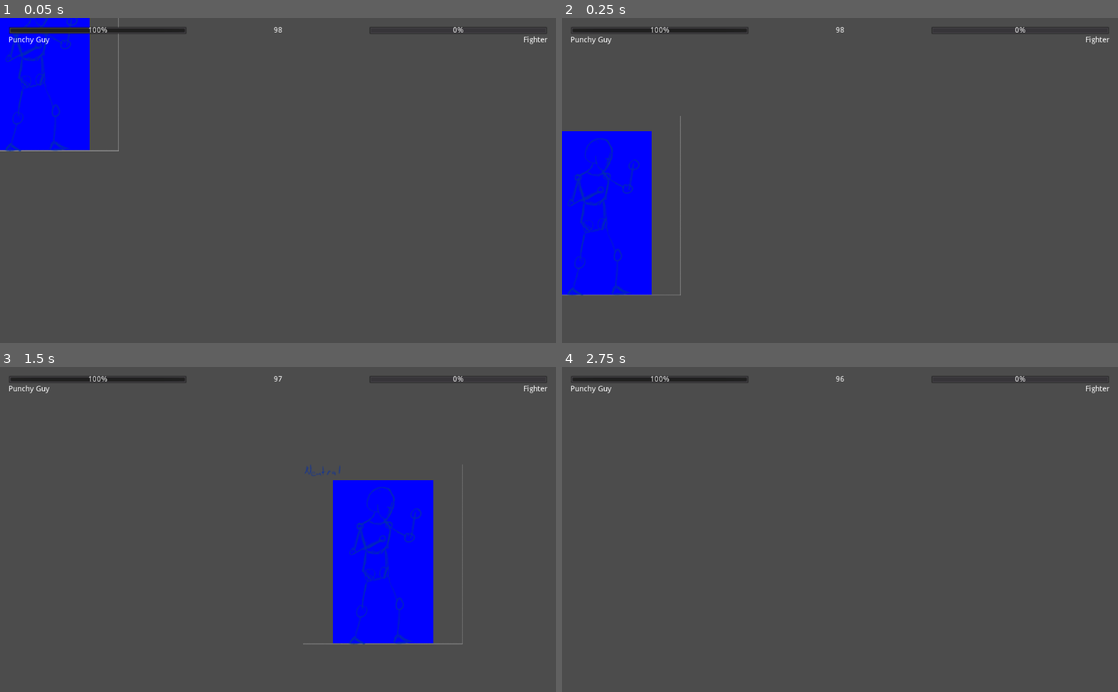
Above: before the commit, frames 1-4 (two rows, left to right).
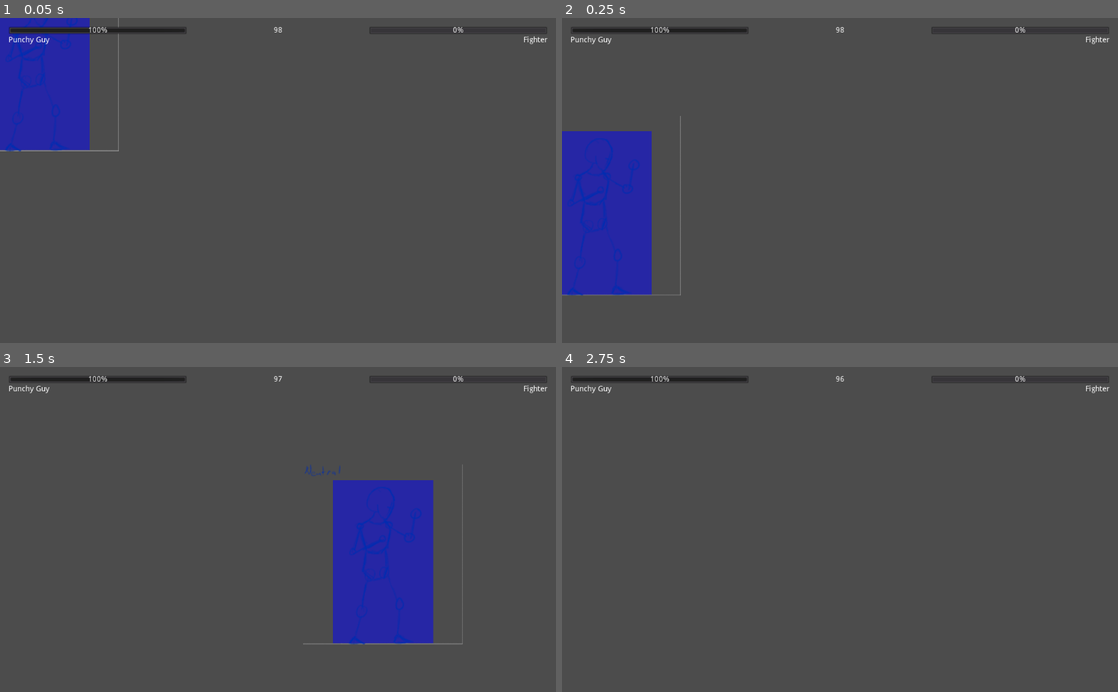
Above: after the commit, the same moments.

Repository: PistolRcks/flfa-project
Game: Godot game, scene res://level/basic_arena/TestingArena.tscn
Same seed, same stepped clock (60 frames per second), same inputs: the game is played once before the commit and once after it.
Inputs:
- Up to frame 1 (0.05 s): no input
- Up to frame 2 (0.25 s): no input
- Up to frame 3 (1.5 s): tap Enter at 0.5 s; hold J (attack_a) 0.53-1.28 s; hold D (right) from 0.53 s (still down); tap W (up) at 0.77 s; tap K (attack_b) at 1.35 s
- Up to frame 4 (2.75 s): tap W (up) at 1.52 s; release D (right) at 2.03 s; hold A (left) from 2.03 s (still down); hold J (attack_a) from 2.03 s (still down)

The runs differ from the first frame. In frame 1, 6.2% of the frame differs, in the area x 0-17%, y 0-41%; in frame 2, 8.0%; in frame 3, 9.0%, in the area x 59-78%, y 34-86%; in frame 4, nothing differs.

Commit message:
Work on jab animation with new Combo code and metadata handling

Diff:
--- a/entity/Entity.gd
+++ b/entity/Entity.gd
@@ -21,7 +21,7 @@
 onready var animation_tree = $AnimationTree
 
 ## Character Stats ##
-var player_number = 1					# Which number the player is (1 or 2)
+export var player_number = 1			# Which number the player is (1 or 2)
 export var full_name = "Fighter"		# The full name of the character (as displayed in the UI)
 export var max_health = 100				# The maximum health of the character
 var current_health
@@ -85,6 +85,8 @@
 	new_instance.scale = size
 	new_instance.global_position = global_coord
 
+	print("Produced hitbox with metadata {meta}".format({"meta": new_instance.metadata}))
+
 """ Creates a hitbox with a specific `Area2D`'s global position and size.
 
 	Parameters:
--- a/entity/fighters/punchy_guy/PunchyGuy.gd
+++ b/entity/fighters/punchy_guy/PunchyGuy.gd
@@ -7,13 +7,22 @@
 	# 4 5 6 L  N R
 	# 1 2 3 DL D DR
 
-	# Attacks are A and B (G stands for both A and B). Notation is numpad notation
+	# Attacks are A and B (G stands for both A and B). Notation is numpad notation (as described above)
 	# Input combos higher to have more priority
 	combo_list = [
 		Combo.new("236.?A$", "Fireball", []),		# Quartercircle Forward + A (additional char for ease of input)
 		Combo.new("65?23.?A$", "Dragon Punch", []),	# Z motion forward (optional neutral) + A (additional char for ease of input)
 		Combo.new("G$", "Forward Grab", []),
-		Combo.new("5A$", "Jab", []),				# Just A (technically neutral A)
+		Combo.new("5A$", "Jab", [					# Just A (technically neutral A)
+			{
+				"damage" 	: 6,		# Damage to deal on hit
+				"chip"		: 0,		# Damage to deal on block
+				"hitstun" 	: 0.067,	# Amount of time to force inactivity on hit (in sec)
+				"blockstun" : 0.016,	# Amount of time to force inactivity on block (in sec)
+				"knockback" : 1,		# Force of knockback to deal on hit
+				"location" 	: "MID"		# The location which the hitbox targets (HIGH, MID, LOW, or UNBLOCK (unblockable))
+			}
+		]),
 		Combo.new("6A$", "lmao 6P reference", []),	# Forward + A
 		Combo.new("2A$", "Dickpunch (yes that's really what it's called in Tekken)", []),	# Down + A (yes that is actually what it is called)
 		Combo.new("5656$", "Forward Dash", []),		# Doubletap Forward
--- a/entity/fighters/punchy_guy/PunchyGuy.tscn
+++ b/entity/fighters/punchy_guy/PunchyGuy.tscn
@@ -70,7 +70,7 @@
 collision_mask = 2
 type = "HURT"
 team = "0"
-debugColor = Color( 0, 0, 1, 1 )
+debugColor = Color( 0, 0, 1, 0.498039 )
 
 [node name="Hitboxes" type="Node2D" parent="."]
 
--- a/entity/fighters/punchy_guy/anim/jab.tres
+++ b/entity/fighters/punchy_guy/anim/jab.tres
@@ -38,9 +38,8 @@
 "times": PoolRealArray( 0.1, 0.233333 ),
 "transitions": PoolRealArray( 1, 1 ),
 "values": [ {
-"args": [ NodePath("Hitboxes/Helper"), 0, {
-} ],
-"method": "create_hitbox_with_nodepath"
+"args": [ NodePath("Hitboxes/Helper"), 3, 0 ],
+"method": "create_hitbox_via_combo"
 }, {
 "args": [  ],
 "method": "remove_all_hitboxes"
--- a/util/ComboController.gd
+++ b/util/ComboController.gd
@@ -86,6 +86,7 @@
 	# Check if we finished a combo
 	if not input_being_held:
 		for combo in combo_list:
+			# Check if the current combo we're looking at is what we performed
 			var result = combo.regex.search(recent_inputs)
 			if result:
 				combo_performed = combo.name
